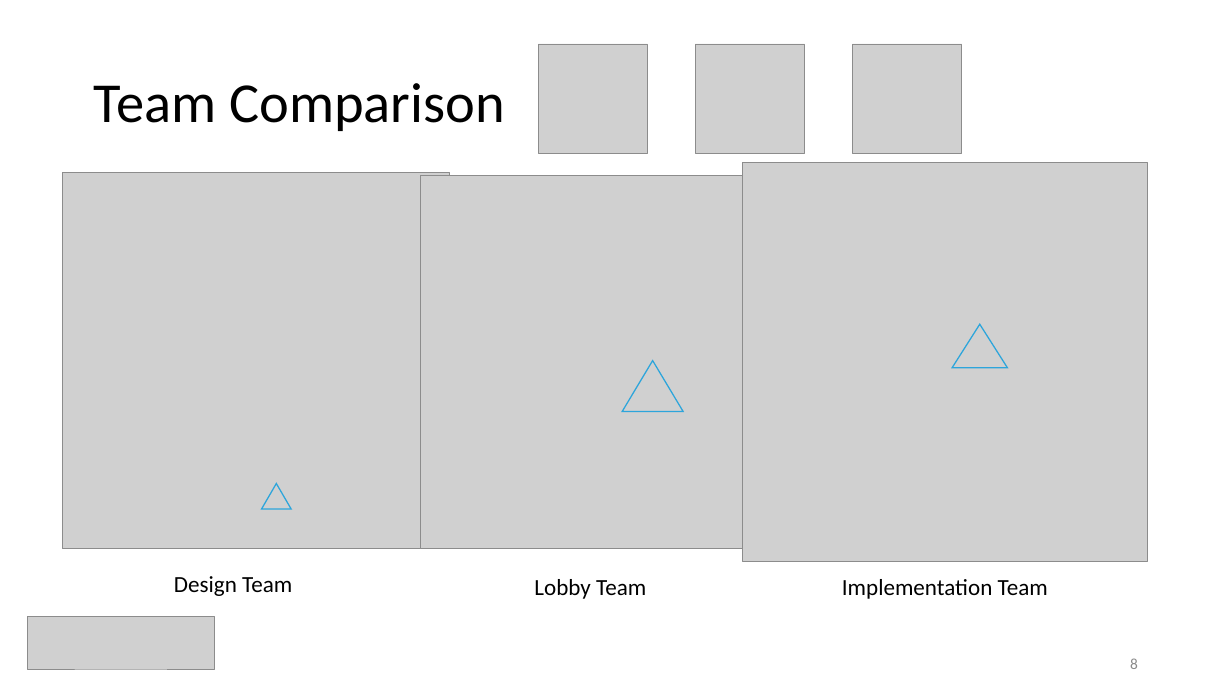
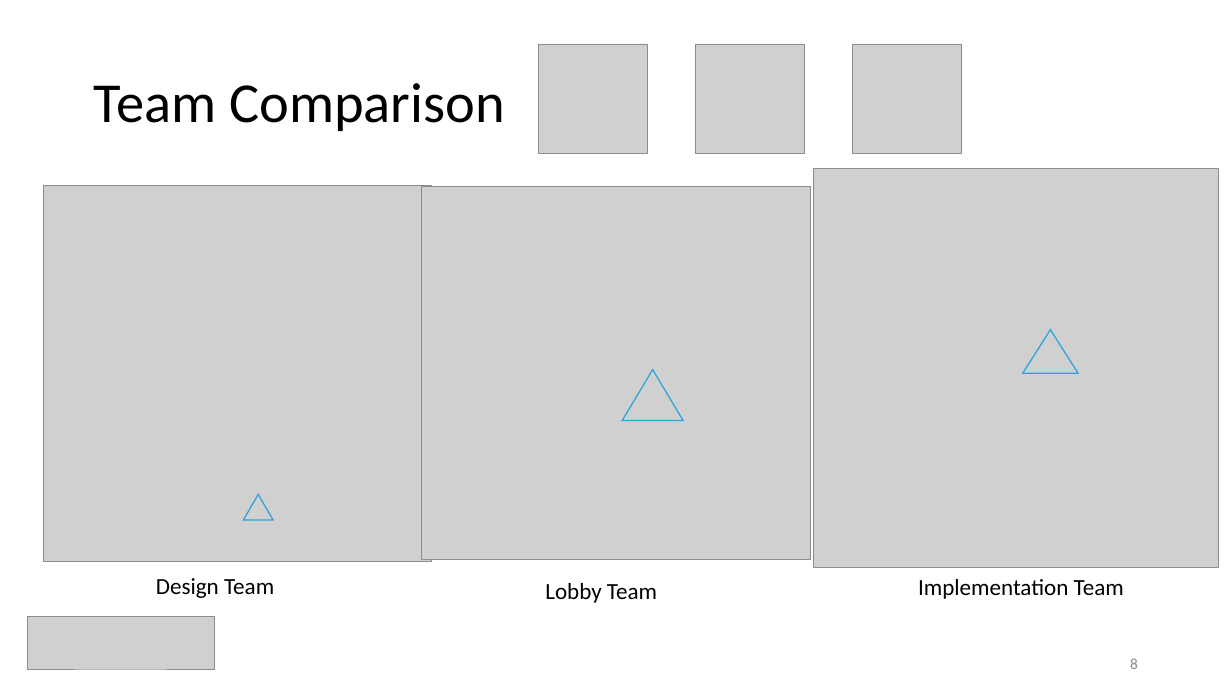
Before and after one commit to ceciliacheungns/Analytics_In_Business, a slide deck: slide 9 of Presentation.pptx. Drawn at 1232x693 pixels with LibreOffice and Linux fonts; fonts in the diff are those of the drawing; grey boxes stand for pictures. Boxes give left, top, right and bottom in pixels: in the first picture for what was removed or moved away, otherwise in the second. Text is boxed around its words. In the diff, an @@ line names an element or a change of style, - is before the commit and + after.

```diff
--- a/Presentation.pptx
+++ b/Presentation.pptx
@@ picture: place and size @@
-picture at bbox=[743, 163, 1148, 562]
+picture at bbox=[814, 168, 1219, 567]
@@ picture: place and size @@
-picture at bbox=[62, 173, 450, 549]
+picture at bbox=[44, 186, 433, 562]
@@ picture: place and size @@
-picture at bbox=[421, 176, 809, 549]
+picture at bbox=[422, 187, 811, 560]
@@ triangle: place and size @@
-triangle at bbox=[952, 324, 1007, 368]
+triangle at bbox=[1023, 330, 1079, 373]
@@ triangle: place and size @@
-triangle at bbox=[622, 360, 683, 411]
+triangle at bbox=[622, 370, 683, 421]
@@ triangle: place and size @@
-triangle at bbox=[262, 483, 291, 509]
+triangle at bbox=[243, 494, 273, 520]
@@ text "Design Team": place and size @@
-text "Design Team" at bbox=[174, 576, 292, 596]
+text "Design Team" at bbox=[156, 578, 274, 598]
@@ text "Lobby Team": place and size @@
-text "Lobby Team" at bbox=[534, 579, 646, 599]
+text "Lobby Team" at bbox=[545, 583, 657, 603]
@@ text "Implementation Team": place and size @@
-text "Implementation Team" at bbox=[842, 579, 1048, 599]
+text "Implementation Team" at bbox=[918, 579, 1124, 599]
```
Also in this commit, not shown: 2 other slides changed.
